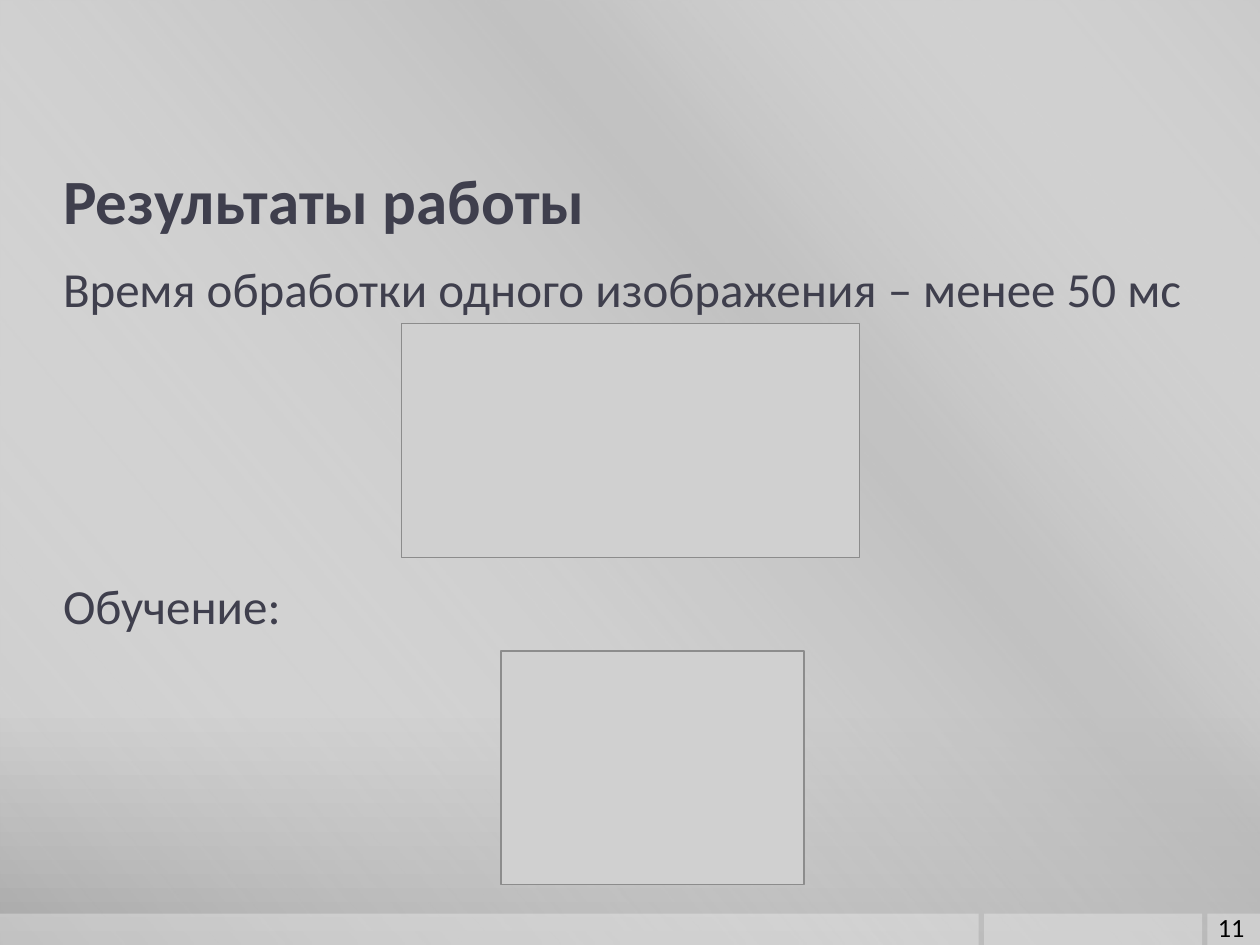
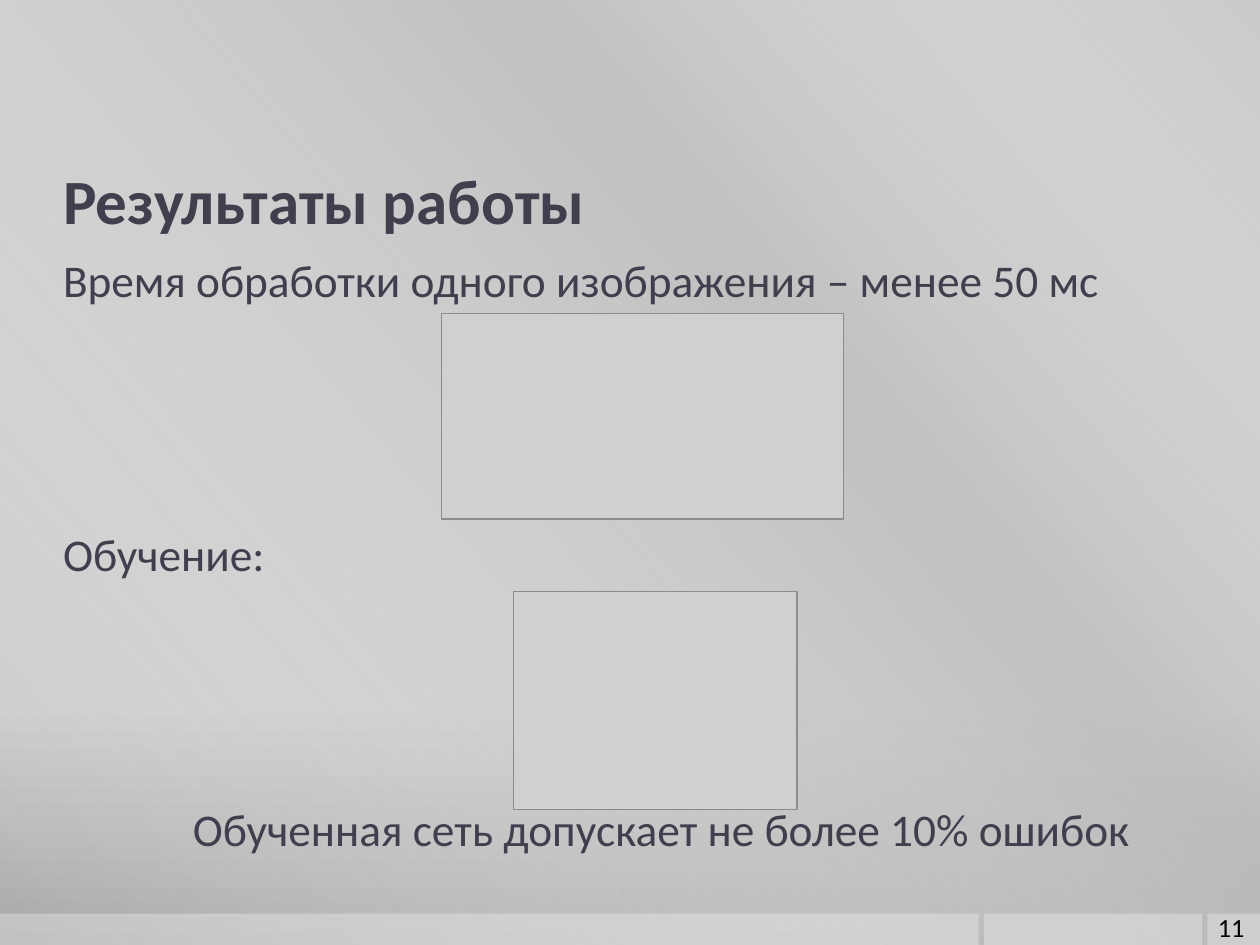
Before and after one commit to maksimemelyanov/NeuronNetwork, a slide deck: slide 11 of NeuronNetwork/Разработка нейронной сети для классификации дорожных знаков.pptx. Drawn at 1260x945 pixels with LibreOffice and Linux fonts; fonts in the diff are those of the drawing; grey boxes stand for pictures; background and template pictures are left out. Boxes give left, top, right and bottom in pixels: in the first picture for what was removed or moved away, otherwise in the second. Text is boxed around its words. In the diff, an @@ line names an element or a change of style, - is before the commit and + after.

Commit message:
Update presentation

```diff
--- a/NeuronNetwork/Разработка нейронной сети для классификации дорожных знаков.pptx
+++ b/NeuronNetwork/Разработка нейронной сети для классификации дорожных знаков.pptx
@@ text at (63,266,1099,579): size 28 to 25.9 pt in "Время обработки одного изображения – менее 50 ...", "Обучение:"; line spacing 1 to 0.9 @@
@@ picture: place and size @@
-picture at (402,324,861,557)
+picture at (441,314,843,519)
@@ picture: place and size @@
-picture at (501,651,805,885)
+picture at (514,591,798,809)
@@ text at (193,808,1129,854): paragraph added @@
+Обученная сеть допускает не более 10% ошибок
```
